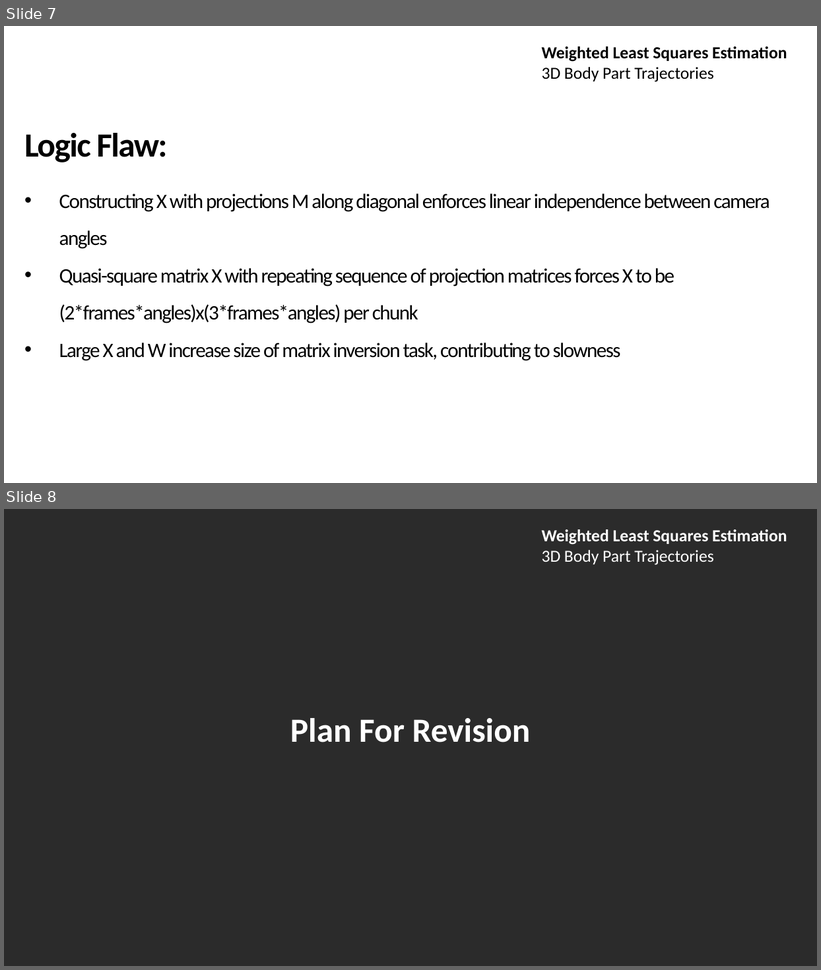
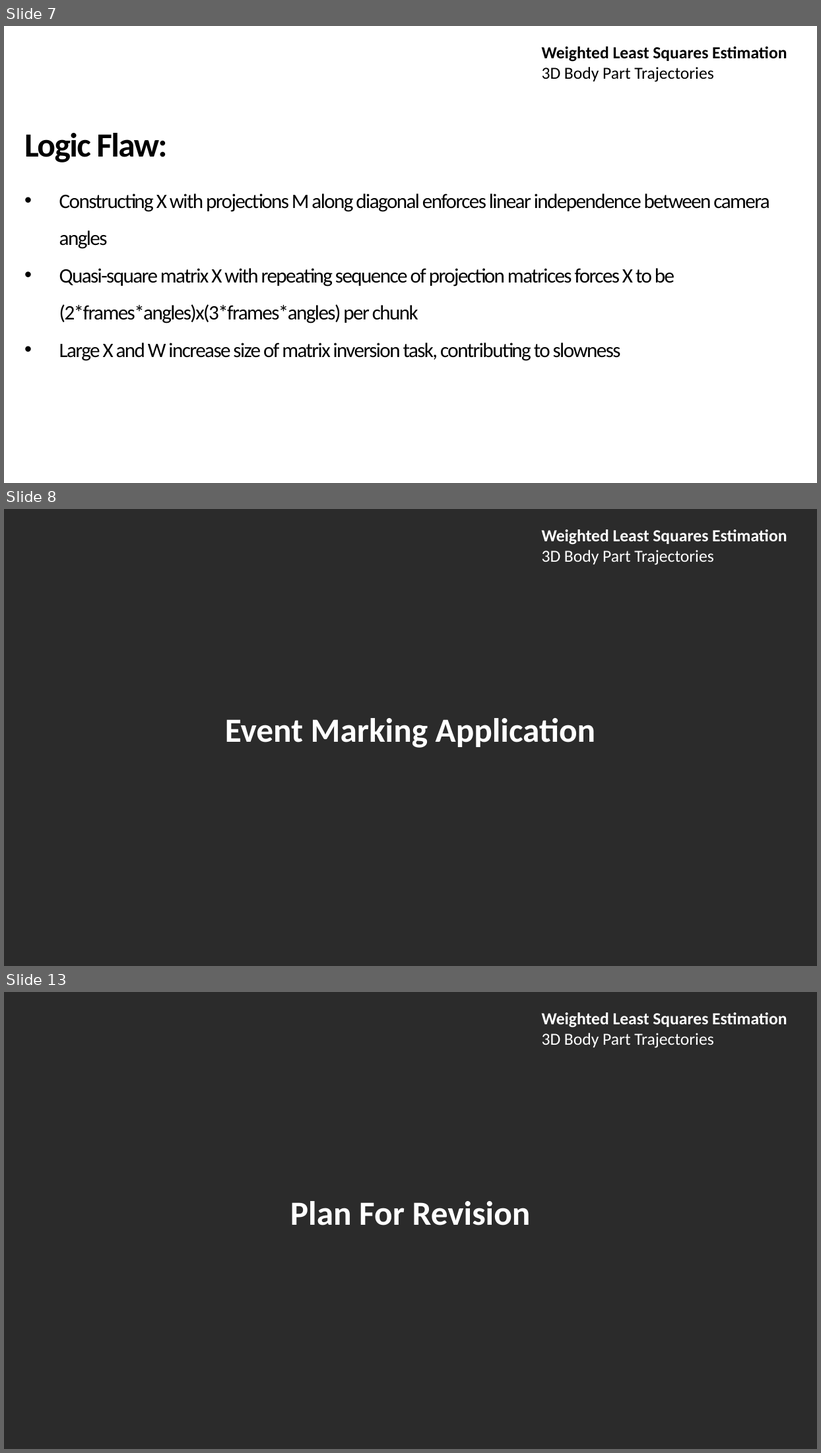
Before and after one commit to neekonsu/POSE_EVENT_MARK, a slide deck: wls_gated_dlc_triangulation/Weighted_Least_Squares.pptx. Shown one above the other, each under a label of ours: slides 7 and 8 before the commit, slides 7, 8 and 13 after it; the slides between them are not shown. The pictures are 821x970 and 821x1453 pixels, drawn with LibreOffice and Linux fonts; fonts in the diff are those of the drawing; background and template pictures are left out; a plain dark background stands for a picture behind light text. Boxes give left, top, right and bottom in pixels: in the first picture for what was removed or moved away, otherwise in the second. Text is boxed around its words. In the diff, an @@ line names an element or a change of style, - is before the commit and + after.

Commit message:
Updated slides to represent file structure, todo generate figures for nsx and marks file previews, finish annotating 20200723, finish fixing trajectories, retrain DLC model, generate dataset by 20th

```diff
--- a/wls_gated_dlc_triangulation/Weighted_Least_Squares.pptx
+++ b/wls_gated_dlc_triangulation/Weighted_Least_Squares.pptx
@@ slide 8 added at (4,509,817,966), background picture (left out) @@
@@ title added at (542,529,787,565), 33 pt, text #FFFFFF, bold @@
+Weighted Least Squares Estimation
+3D Body Part Trajectories
@@ text added at (225,718,596,748), 66 pt, text #FFFFFF, bold @@
+Event Marking Application
@@ what was slide 8 is now slide 13 @@
```
Also in this commit, not shown: 2 slides changed, 4 other slides added, 1 other file.
